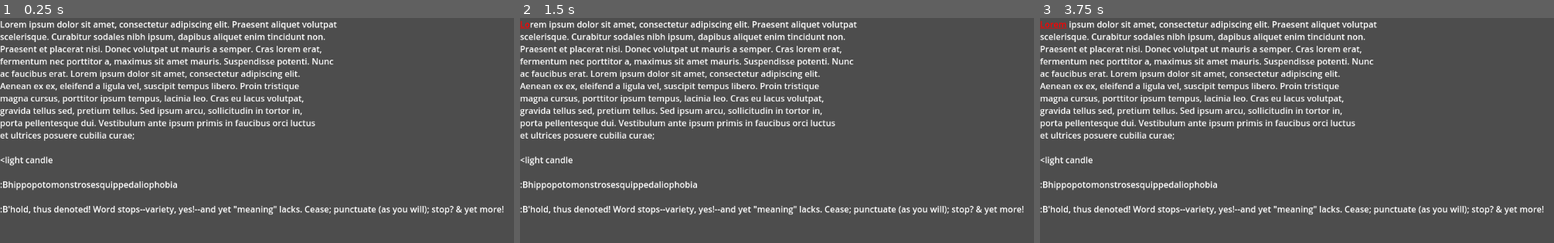
Above: before the commit, frames 1-3 (left to right).
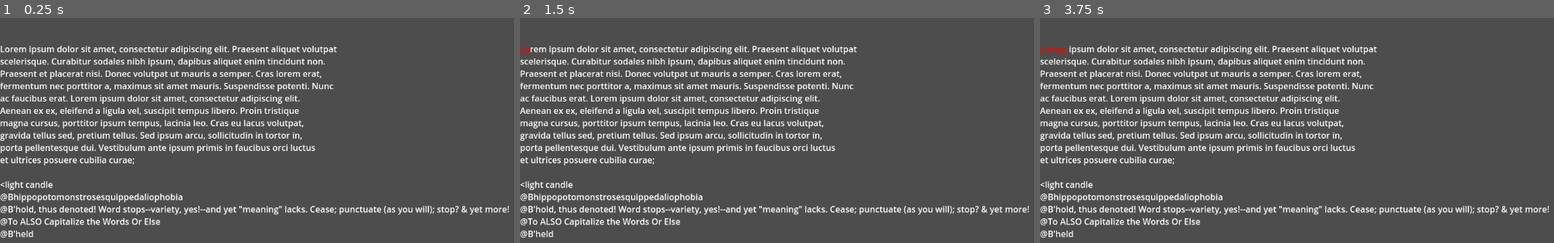
Above: after the commit, the same moments.

Repository: larouxn/godot-wild-jam-87
Game: Godot game, scene res://InputManager/input_manager.tscn
Same seed, same stepped clock (60 frames per second), same inputs: the game is played once before the commit and once after it. The project has no main scene, so this scene is started directly.
Inputs:
- Up to frame 1 (0.25 s): no input
- Up to frame 2 (1.5 s): tap Enter at 0.5, 1.35 s; tap Backspace at 0.6 s; tap Space at 1.25 s
- Up to frame 3 (3.75 s): tap Enter at 2, 3.5, 3.6 s; tap Tab at 2.1 s; tap Space at 2.75 s; tap Backspace at 2.85 s

The runs differ from the first frame. In frame 1, 15% of the frame differs, in the area x 0-99%, y 1-98%; in frame 2, 15%; in frame 3, 15%.

Commit message:
Reimplement input manager with better backspace functionality
Backspace can now return you from a side-text to the main text or from a
side-text into the selection state.

Additionally, this change implements a more robust function for
determining the current state of the input manager (MAIN_TEXT,
SELECTION, or SIDE_TEXT) which will trigger the debugger if some part of
the state is wrong or out of sync.

Diff:
--- a/InputManager/input_manager.gd
+++ b/InputManager/input_manager.gd
@@ -1,117 +1,266 @@
-extends Node3D
-
-var main_text := TextState.new()
-var active_text := main_text
-var texts: Array[TextState] = []
-var text_candidates: Array[TextState] = []
+class_name InputManager extends Node3D
+
+# The current state of the input manager.
+enum InputState {
+	# Routing keyboard input into the main text
+	MAIN_TEXT,
+	# Routing keyboard input into multiple side-texts while narrowing down a match
+	SELECTION,
+	# Routing keyboard input into the side-text that is the current active text
+	SIDE_TEXT
+}
+
+# The main text required to win the game.
+var main_text: TextState
+
+# Side texts that can be typed to complete optional objectives (e.g. lighting a
+# candle or casting a spell from the spellbook).
+var side_texts: Array[TextState] = []
+
+# The text that is focused and currently receiving input (assuming we are not in
+# the process of narrowing down side-texts, in which case, multiple side-texts
+# may receive input at once until one is chosen as the active text).
+#
+# It is represented as an array to allow for "no active text" (e.g. during side-text
+# selection), but it should only ever have 0 or 1 element.
+#
+# This always starts with the main text.
+var active_text: Array[TextState] = []:
+	set(new_active_text):
+		assert(len(new_active_text) <= 1, "active_text should only ever have 0 or 1 element")
+		active_text = new_active_text
+
+# When we begin matching a side-text, we store the characters typed here until only
+# one side-text matches this prefix, at which point it becomes the active text and
+# the prefix is cleared.
+var selection_prefix := ""
 
 @onready var label := $Label as RichTextLabel
 
 
 func _ready() -> void:
-	main_text.text = (
-		"Lorem ipsum dolor sit amet, consectetur adipiscing elit. Praesent aliquet volutpat"
-		+ "\nscelerisque. Curabitur sodales nibh ipsum, dapibus aliquet enim tincidunt non."
-		+ "\nPraesent et placerat nisi. Donec volutpat ut mauris a semper. Cras lorem erat,"
-		+ "\nfermentum nec porttitor a, maximus sit amet mauris. Suspendisse potenti. Nunc"
-		+ "\nac faucibus erat. Lorem ipsum dolor sit amet, consectetur adipiscing elit."
-		+ "\nAenean ex ex, eleifend a ligula vel, suscipit tempus libero. Proin tristique"
-		+ "\nmagna cursus, porttitor ipsum tempus, lacinia leo. Cras eu lacus volutpat,"
-		+ "\ngravida tellus sed, pretium tellus. Sed ipsum arcu, sollicitudin in tortor in,"
-		+ "\nporta pellentesque dui. Vestibulum ante ipsum primis in faucibus orci luctus"
-		+ "\net ultrices posuere cubilia curae;"
-	)
-
-	var candle_text := TextState.new()
-	candle_text.text = "<light candle"
-	var spell1_text := TextState.new()
-	spell1_text.text = ":Bhippopotomonstrosesquippedaliophobia"
-	var spell2_text := TextState.new()
-	spell2_text.text = (
-		':B\'hold, thus denoted! Word stops--variety, yes!--and yet "meaning" lacks. '
-		+ "Cease; punctuate (as you will); stop? & yet more!"
-	)
-	texts.append_array([candle_text, spell1_text, spell2_text])
+	main_text = TextState.new(
+		(
+			"Lorem ipsum dolor sit amet, consectetur adipiscing elit. Praesent aliquet volutpat"
+			+ "\nscelerisque. Curabitur sodales nibh ipsum, dapibus aliquet enim tincidunt non."
+			+ "\nPraesent et placerat nisi. Donec volutpat ut mauris a semper. Cras lorem erat,"
+			+ "\nfermentum nec porttitor a, maximus sit amet mauris. Suspendisse potenti. Nunc"
+			+ "\nac faucibus erat. Lorem ipsum dolor sit amet, consectetur adipiscing elit."
+			+ "\nAenean ex ex, eleifend a ligula vel, suscipit tempus libero. Proin tristique"
+			+ "\nmagna cursus, porttitor ipsum tempus, lacinia leo. Cras eu lacus volutpat,"
+			+ "\ngravida tellus sed, pretium tellus. Sed ipsum arcu, sollicitudin in tortor in,"
+			+ "\nporta pellentesque dui. Vestibulum ante ipsum primis in faucibus orci luctus"
+			+ "\net ultrices posuere cubilia curae;"
+		)
+	)
+
+	set_active_text(main_text)
+
+	var candle_text := TextState.new("<light candle")
+	var spell1_text := TextState.new("@Bhippopotomonstrosesquippedaliophobia")
+	var spell2_text := TextState.new(
+		(
+			'@B\'hold, thus denoted! Word stops--variety, yes!--and yet "meaning" lacks. '
+			+ "Cease; punctuate (as you will); stop? & yet more!"
+		)
+	)
+	var spell3_text := TextState.new("@To ALSO Capitalize the Words Or Else")
+	var spell4_text := TextState.new("@B'held")
+
+	side_texts.append_array([candle_text, spell1_text, spell2_text, spell3_text, spell4_text])
+	for text in side_texts:
+		text.mistyped.connect(func(id: int) -> void: print("mistake on: " + str(id)))
+		text.finished.connect(func(id: int) -> void: print("finished: " + str(id)))
+
 	render_ui()
 
 
 func handle_key(key: String) -> void:
 	if key == "backspace":
-		# TODO: It might be nice to be able to backspace out of a side text and back
-		#       into choosing a text candidate.
-		if text_candidates.is_empty():
-			active_text.backspace()
-			if active_text.input_index == 0:
-				active_text = main_text
-		else:
-			for text in text_candidates:
-				text.backspace()
-				if text.input_index == 0:
-					text_candidates.erase(text)
+		backspace()
 	elif key == "tab" or key == "escape":
-		active_text = main_text
-		text_candidates = []
-		for text in texts:
+		set_active_text(main_text)
+	else:
+		route_char(key)
+
+	render_ui()
+
+
+func set_active_text(new_active_text: TextState) -> void:
+	active_text = [new_active_text]
+	selection_prefix = ""
+	for text in side_texts:
+		if text.id != new_active_text.id:
 			text.reset()
+
+
+func unset_active_text() -> void:
+	active_text = []
+
+
+func get_text_candidates_matching_prefix(prefix: String) -> Array[TextState]:
+	return side_texts.filter(
+		func(candidate: TextState) -> bool: return candidate.begins_with(prefix)
+	)
+
+
+# Return whether the input manager is in the SELECTION state
+func is_input_state_selection() -> bool:
+	return active_text.is_empty() and !selection_prefix.is_empty()
+
+
+# Return whether the input manager is in the MAIN_TEXT state
+func is_input_state_main_text() -> bool:
+	var active_is_main := !active_text.is_empty() and active_text[0].id == main_text.id
+	var prefix_is_empty := selection_prefix.is_empty()
+	var side_texts_are_reset := true
+	for text in side_texts:
+		side_texts_are_reset = side_texts_are_reset and text.is_reset()
+
+	return active_is_main and prefix_is_empty and side_texts_are_reset
+
+
+# Return whether the input manager is in the SIDE_TEXT state
+func is_input_state_side_text() -> bool:
+	if active_text.is_empty():
+		return false
+
+	var active_isnt_main := active_text[0].id != main_text.id
+	var prefix_is_empty := selection_prefix.is_empty()
+	var other_side_texts_are_reset := true
+	for text in side_texts:
+		if text.id != active_text[0].id:
+			other_side_texts_are_reset = other_side_texts_are_reset and text.is_reset()
+
+	return active_isnt_main and prefix_is_empty and other_side_texts_are_reset
+
+
+# Return the current state the input manager is in.
+#
+# It is possible that it is not in any known state (due to stateful variables
+# being set wrong or getting out of sync due to a bug). If this happens, this
+# function will call `assert` to throw us into a debugger. In a production build,
+# the game would just exit.
+func get_input_state() -> InputState:
+	if is_input_state_selection():
+		return InputState.SELECTION
+
+	if is_input_state_main_text():
+		return InputState.MAIN_TEXT
+
+	if is_input_state_side_text():
+		return InputState.SIDE_TEXT
+
+	assert(false, "Invalid state when determining InputState")
+	get_tree().quit()
+	# This is just here to typecheck; the program will exit without ever hitting
+	# this line.
+	return InputState.MAIN_TEXT
+
+
+# Handle the backspace keypress.
+#
+# Aside from just removing the last typed character of a text, this can
+# transition us from:
+#
+#   - SELECTION -> MAIN_TEXT
+#   - SIDE_TEXT -> SELECTION
+#   - SIDE_TEXT -> MAIN_TEXT
+func backspace() -> void:
+	var input_state := get_input_state()
+
+	if input_state == InputState.SELECTION:
+		selection_prefix = selection_prefix.left(-1)
+		# If backspacing causes the selection prefix to be empty, abort selection and
+		# set the active text back to the main text.
+		if selection_prefix.is_empty():
+			set_active_text(main_text)
+		else:
+			# Otherwise, it is possible backspacing the selection prefix caused other
+			# side-texts to become viable options. Iterate through candidates and sync
+			# them with the selection prefix.
+			for candidate in get_text_candidates_matching_prefix(selection_prefix):
+				candidate.set_prefix(selection_prefix)
+	elif input_state == InputState.SIDE_TEXT:
+		# If we are already in an active side-text, backspace that side text. Since
+		# backspacing shortens the prefix, it is possible to go back into selection.
+		active_text[0].backspace()
+
+		# If backspacing causes side-text to have nothing typed, return to the main
+		# text as the active text.
+		if active_text[0].is_reset():
+			set_active_text(main_text)
+		else:
+			# Otherwise, since backspacing shortens the prefix, it is possible to go back
+			# into selection. So we get the typed text of the active side-text and see if
+			# any other side-texts have that text as a prefix. If so, we go back into the
+			# selection state.
+			var typed := active_text[0].get_typed_string()
+			var candidates := get_text_candidates_matching_prefix(typed)
+			if len(candidates) > 1 and active_text[0] in candidates:
+				unset_active_text()
+				selection_prefix = typed
+				for candidate in candidates:
+					candidate.set_prefix(typed)
 	else:
-		route_input(key)
-
-	render_ui()
+		# If we are not in SELECTION or SIDE_TEXT, then we have to be in the MAIN_STATE
+		# state. Just backspace the active text.
+		active_text[0].backspace()
 
 
 # Takes a character and routes it to the correct text, possible switching the
 # active text.
-func route_input(key: String) -> void:
-	# Only consider side-texts while typing the main text. Once a side-text is
-	# locked in, we can't start another one without returning to the main text
-	# first.
-	if main_text == active_text:
-		# If we haven't started narrowing down possible side-texts, choose from all
-		# of them. Otherwise, choose from the remaining candidates.
-		var side_text_pool := texts
-		if !text_candidates.is_empty():
-			side_text_pool = text_candidates
-			# Clear the current candidates since we'll append the new candidates to
-			# this list.
-			text_candidates = []
-		# For each possible candidate text, check if its next character matches the
-		# input. If it does, we add it to the list of candidates and append the input
-		# to the text (so we keep the typing progress as we narrow it down).
-		#
-		# If it doesn't match, reset the typing progress.
-		for text in side_text_pool:
-			if text.check_character(key):
-				text_candidates.append(text)
-				text.append_character(key)
-			else:
-				text.reset()
-		# If we only have one candidate left, set it as the active text. We've
-		# successfully switched over to a side-text.
-		if len(text_candidates) == 1:
-			active_text = text_candidates[0]
-			text_candidates = []
-			# Remove the last added character as it will get re-added by the call to
-			# append_character on the active text right after this.
-			active_text.backspace()
-
-	# Only append text to the active text when there are no side-text candidates.
-	# This stops us from typing wrong characters into the main text while trying
-	# to match a side-text (before the side-text is fully matched and becomes the
-	# active text).
-	if text_candidates.is_empty():
-		active_text.append_character(key)
+func route_char(key: String) -> void:
+	var input_state := get_input_state()
+
+	# Only consider side-texts while in the MAIN_TEXT or SELECTION state. Once a
+	# side-text is locked in, we can't start another one without returning to the
+	# main text or backspacing out of it.
+	if input_state == InputState.MAIN_TEXT or input_state == InputState.SELECTION:
+		var text_candidates := get_text_candidates_matching_prefix(selection_prefix + key)
+		var candidate_count := len(text_candidates)
+		# If we have more than one candidate matching selection_prefix, add the character
+		# to the selection prefix and matching candidates. Reset any side-texts that don't
+		# match as they are no longer being considered. Also unset the active text, since
+		# we don't have one during selection.
+		if candidate_count > 1:
+			selection_prefix += key
+			unset_active_text()
+			for text in side_texts:
+				if text in text_candidates:
+					text.append_character(key)
+				else:
+					text.reset()
+		# If we only have one candidate, we have a unique match. Set this side-text as active.
+		elif candidate_count == 1:
+			set_active_text(text_candidates[0])
+		# Otherwise, we have no matches. Go back to focusing the main text.
+		# TODO: Emit some sort of selection_typo signal instead, so it can be handled by the
+		#       main game (e.g. locking the spellbook temporarily, dropping the matches, etc.)
+		else:
+			set_active_text(main_text)
+
+	# Only append the character if there is an active text to append to. Otherwise, we are in
+	# the SELECTION state, which is handled above.
+	if !active_text.is_empty():
+		active_text[0].append_character(key)
 
 
 func render_ui() -> void:
 	label.text = (
-		render_text_state(main_text)
+		selection_prefix
 		+ "\n\n"
-		+ render_text_state(texts[0])
+		+ render_text_state(main_text)
 		+ "\n\n"
-		+ render_text_state(texts[1])
-		+ "\n\n"
-		+ render_text_state(texts[2])
-		+ "\n\n"
+		+ render_text_state(side_texts[0])
+		+ "\n"
+		+ render_text_state(side_texts[1])
+		+ "\n"
+		+ render_text_state(side_texts[2])
+		+ "\n"
+		+ render_text_state(side_texts[3])
+		+ "\n"
+		+ render_text_state(side_texts[4])
 	)
 
 
--- a/InputManager/text_state.gd
+++ b/InputManager/text_state.gd
@@ -1,15 +1,32 @@
 class_name TextState
 
+signal finished(id: int)
+signal mistyped(id: int)
+
+static var instance_counter := 0
+
+var id := 0
 var text := ""
 var input_index := 0
 var mistake_index := -1
+var typed_since_mistake := ""
 
 
-func check_character(chr: String) -> bool:
-	if input_index >= len(text):
-		return false
+func _init(in_text: String) -> void:
+	id = instance_counter
+	instance_counter += 1
 
-	return chr == text[input_index]
+	text = in_text
+
+
+func begins_with(prefix: String) -> bool:
+	return text.begins_with(prefix)
+
+
+func set_prefix(prefix: String) -> void:
+	reset()
+	for chr in prefix:
+		append_character(chr)
 
 
 func append_character(chr: String) -> void:
@@ -21,19 +38,42 @@
 
 	input_index += 1
 
+	if mistake_index != -1:
+		typed_since_mistake += chr
+		mistyped.emit(id)
+
+	if mistake_index == -1 && input_index >= len(text):
+		finished.emit(id)
+
 
 func backspace() -> void:
 	if input_index < 1:
 		return
 
 	input_index -= 1
+
 	if input_index <= mistake_index:
 		mistake_index = -1
+
+	if !typed_since_mistake.is_empty():
+		typed_since_mistake = typed_since_mistake.left(-1)
+
+
+func get_typed_string() -> String:
+	if mistake_index == -1:
+		return text.substr(0, input_index)
+
+	return text.substr(0, mistake_index) + typed_since_mistake
 
 
 func reset() -> void:
 	input_index = 0
 	mistake_index = -1
+	typed_since_mistake = ""
+
+
+func is_reset() -> bool:
+	return input_index == 0 and mistake_index == -1 and typed_since_mistake == ""
 
 
 func parts() -> PackedStringArray:
